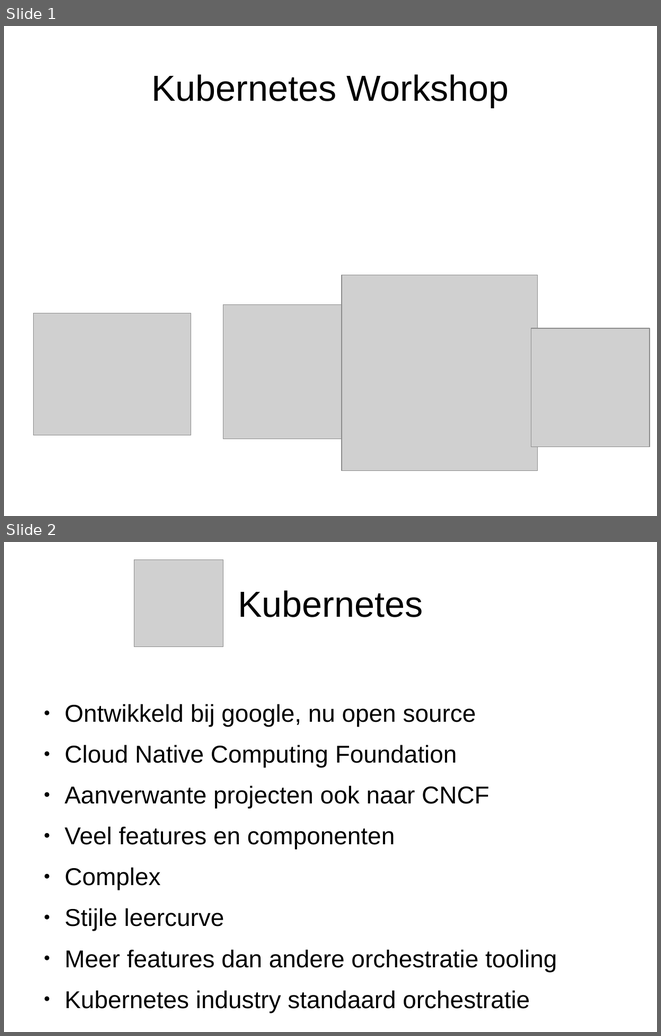
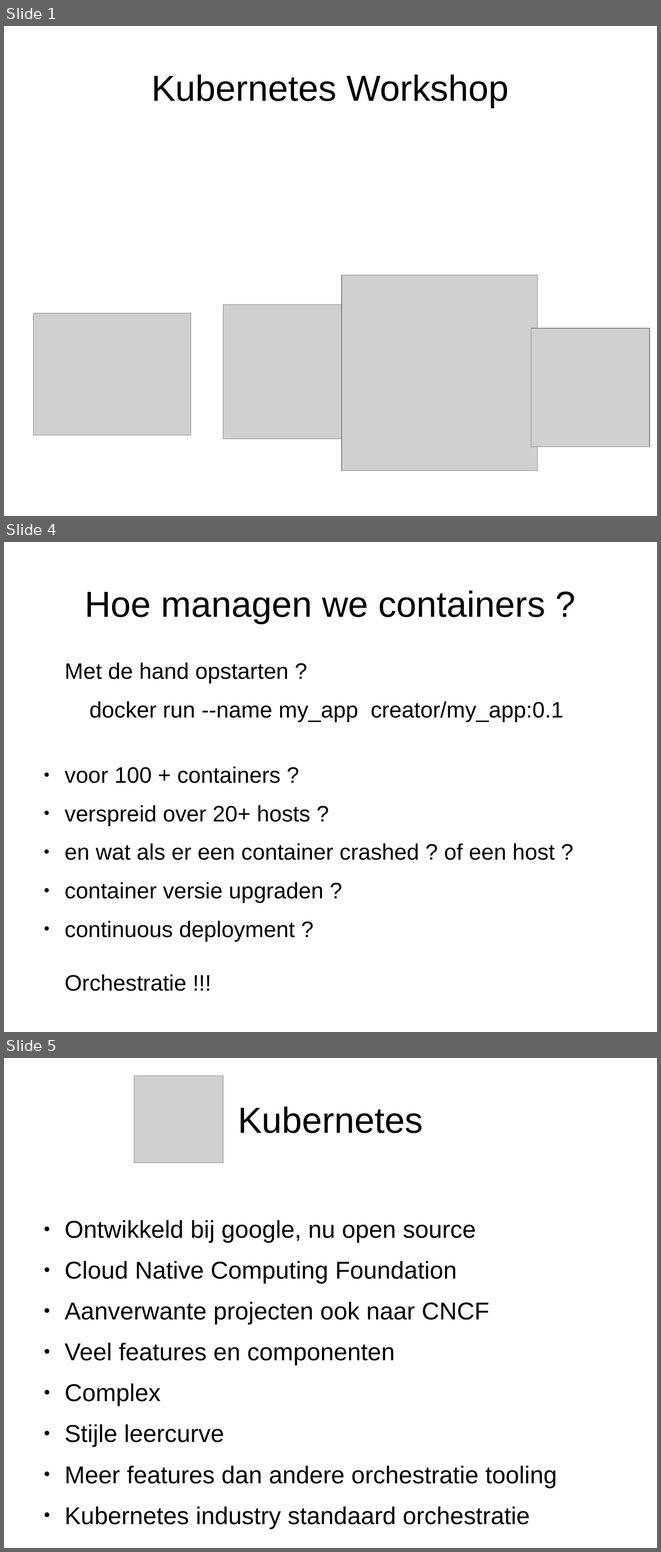
Before and after one commit to markbenschop/k8s-workshop, a slide deck: k8s_demo_proxy.odp. Shown one above the other, each under a label of ours: slides 1 and 2 before the commit, slides 1, 4 and 5 after it; the slides between them are not shown. The pictures are 661x1036 and 661x1552 pixels, drawn with LibreOffice and Linux fonts; fonts in the diff are those of the drawing; grey boxes stand for pictures. Boxes give left, top, right and bottom in pixels: in the first picture for what was removed or moved away, otherwise in the second. Text is boxed around its words. In the diff, an @@ line names an element or a change of style, - is before the commit and + after.

```diff
--- a/k8s_demo_proxy.odp
+++ b/k8s_demo_proxy.odp
@@ slide 4 added at (4,542,657,1032), background #FFFFFF @@
@@ title added at (85,590,545,623), 44 pt, text #000000 @@
+Hoe managen we containers ?
@@ text added at (64,662,564,941), 27.2 pt, text #000000 @@
+Met de hand opstarten ?
+docker run --name my_app creator/my_app:0.1
+● voor 100 + containers ?
+● verspreid over 20+ hosts ?
+● en wat als er een container crashed ? of een host ?
+● container versie upgraden ?
+● continuous deployment ?
+  Orchestratie !!!
@@ what was slide 2 is now slide 5 @@
```
Also in this commit, not shown: 4 slides changed, 8 other slides added, 4 slides removed, 1 other file.
